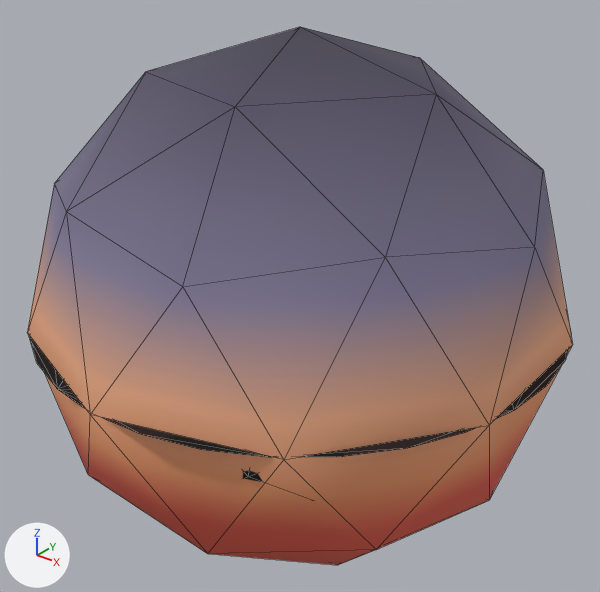
Before and after pictures for a commit that changed the glTF model a9/assets/0.glb.
The view is the same before and after, from a 50 mm lens placed at (12.21, -15.27, 9.57), pointed at (-0.03, 0.03, 0.08). Arrows for +X, +Y and +Z are at lower left; the lights stay in place. Mesh edges are drawn as thin lines. Where no turn or scale is listed for an object, it has been applied to the vertices. Vertices at the same position are counted once.

Before the edit, the objects in view are built like this:
```python
mat_envirosphere = principled_material('envirosphere')
mat_envirosphere.texture = img_sky_dawn_3x
mat_envirosphere.roughness = 1.0
me_icosphere_035 = bpy.data.meshes.new('Icosphere.035')
me_icosphere_035.from_pydata(...)  # 104 vertices, 150 faces; spans x -11.97..1.61, y -6.79..6.79, z -1.1..1.1
me_icosphere_035.materials.append(mat_ground_0)  # picture img_ao_ground_0
me_icosphere_101 = bpy.data.meshes.new('Icosphere.101')
me_icosphere_101.from_pydata(...)  # an icosphere of 80 faces spanning x -0.95..0.95, y -1.0..1.0, z -1.0..1.0
me_icosphere_101.materials.append(mat_envirosphere)  # picture img_sky_dawn_3x
ob_envirosphere_001 = bpy.data.objects.new('envirosphere.001', me_icosphere_101)
ob_envirosphere_001.location = (0.0, 0.0, 0.0)
ob_envirosphere_001.scale = (-6.84, -6.84, -6.84)
ob_icosphere = bpy.data.objects.new('Icosphere', me_icosphere_035)
ob_icosphere.location = (5.18, 0.0, -0.51)
```
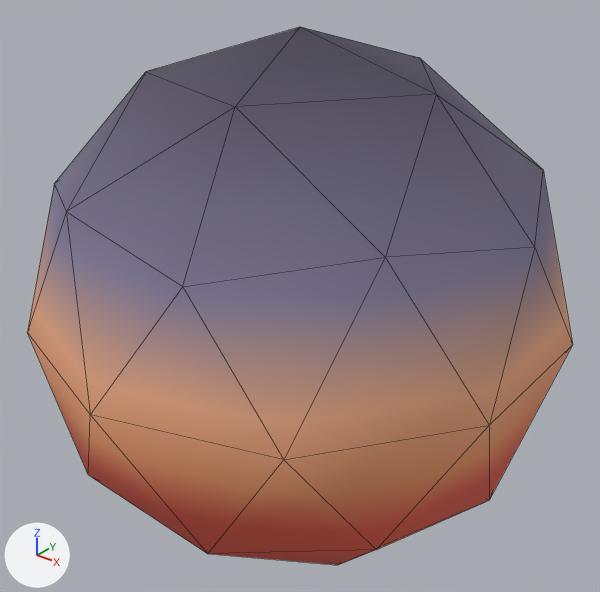
Where the change shows, as pixel boxes (x1, y1, x2, y2) in the pictures (600 x 592 px):
'Icosphere', deleted
    before: (30, 330, 571, 482)
part 1 of me_icosphere_101, surface changed
    both: (27, 27, 573, 565)

Patch to the scene script:
```diff
--- a/a9/assets/0.glb.py
+++ b/a9/assets/0.glb.py
@@ img_skyes_3x @@
+img_skyes_3x = load_image('skyes@3x', '_unpacked/skyes_3x', 3162, 3162, 'sRGB')
@@ mat_envirosphere @@
 mat_envirosphere = principled_material('envirosphere')
-mat_envirosphere.texture = img_sky_dawn_3x
+mat_envirosphere.texture = img_skyes_3x
 mat_envirosphere.roughness = 1.0
@@ me_icosphere_101 @@
 me_icosphere_101.from_pydata(...)  # 42 vertices, 80 faces; spans x -0.95..0.95, y -1.0..1.0, z -1.0..1.0
 # used by ob_envirosphere_001; location = (0.0, 0.0, 0.0); scale = (-6.84, -6.84, -6.84)
+# me_icosphere_101 part 1: texture (UV) coordinates of 80 of 80 faces, centred in x -0.93..0.93, y -0.89..0.89, z -0.9..0.9, changed; they spanned u 0.04..0.94, v 0.03..0.97 and now span u 0.02..0.47, v 0.51..0.99
 me_icosphere_101.materials.append(mat_envirosphere)
@@ ob_icosphere @@
-ob_icosphere = bpy.data.objects.new('Icosphere', me_icosphere_035)
-ob_icosphere.location = (5.18, 0.0, -0.51)
```
